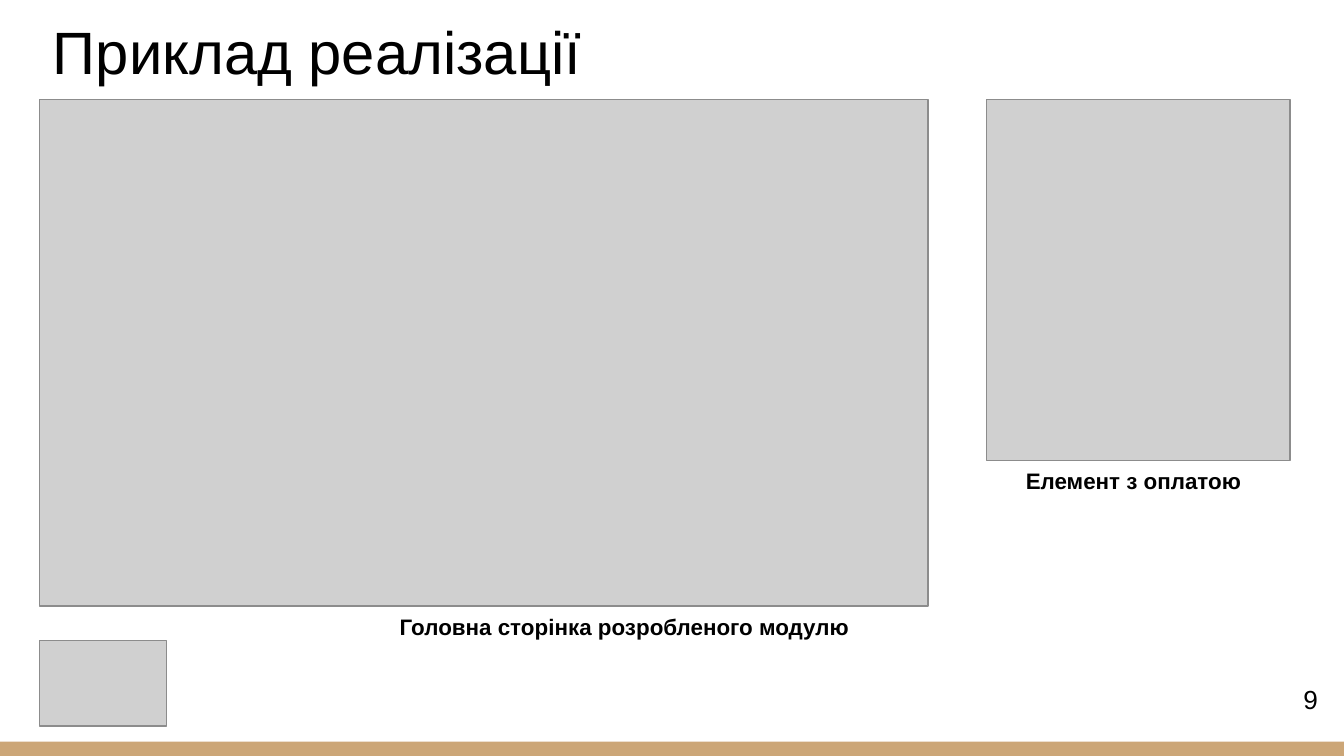
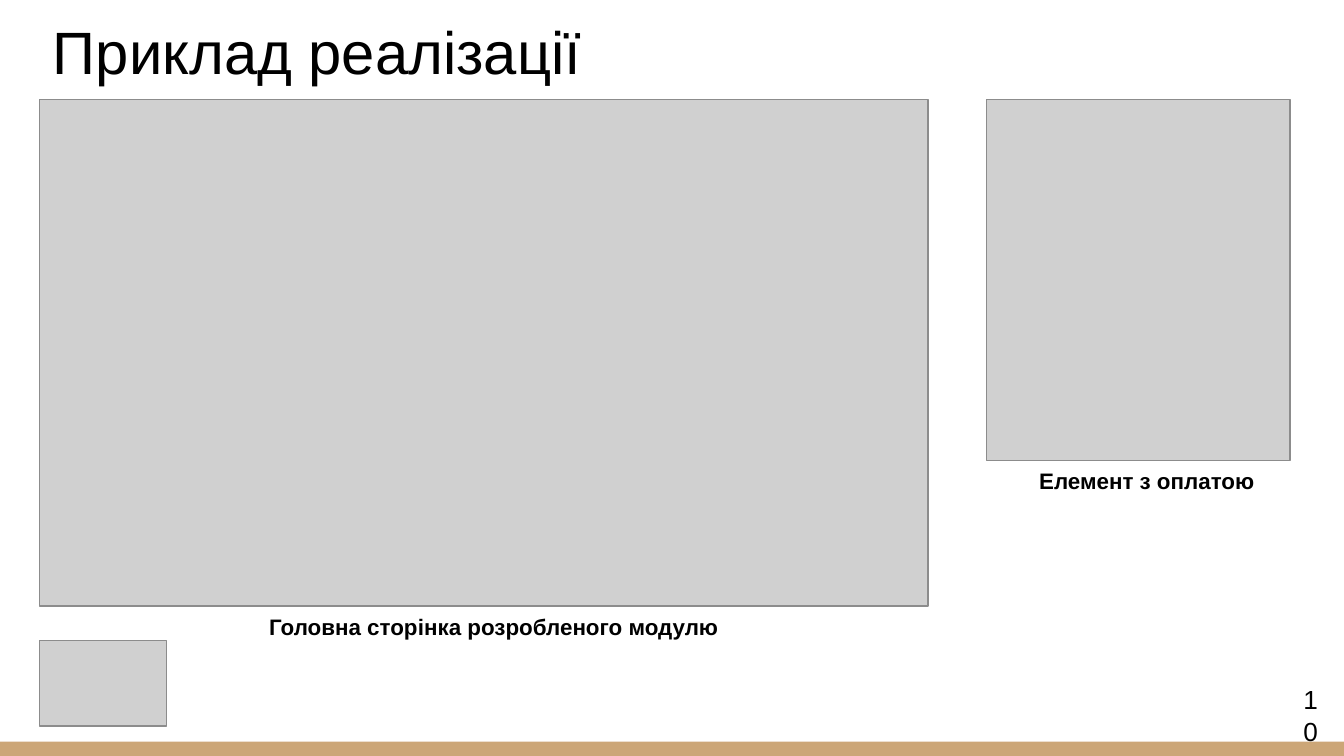
Before and after one commit to NurePakharenkoSerhii/2025_B_PI_PZPI-21-1_Pakharenko_S_O, a slide deck: slide 10 of 2025_Б_ПЗПІ-21-1_Пахаренко_С_О.pptx (slide 9 before the commit). Drawn at 1344x756 pixels with LibreOffice and Linux fonts; fonts in the diff are those of the drawing; grey boxes stand for pictures. Boxes give left, top, right and bottom in pixels: in the first picture for what was removed or moved away, otherwise in the second. Text is boxed around its words. In the diff, an @@ line names an element or a change of style, - is before the commit and + after.

```diff
--- a/2025_Б_ПЗПІ-21-1_Пахаренко_С_О.pptx
+++ b/2025_Б_ПЗПІ-21-1_Пахаренко_С_О.pptx
@@ text "Елемент з оплатою": place and size @@
-text "Елемент з оплатою" at [1026,473,1241,490]
+text "Елемент з оплатою" at [1039,473,1254,490]
@@ text "Елемент з оплатою" at [1039,473,1254,490]: alignment left to centre @@
@@ text "Головна сторінка розробленого модулю": place and size @@
-text "Головна сторінка розробленого модулю" at [400,618,849,640]
+text "Головна сторінка розробленого модулю" at [269,618,719,640]
@@ page number at [1303,690,1318,710]: text changed @@
-9
+10
```
Also in this commit, not shown: 8 other slides changed, 2 slides added, 1 slide removed.
